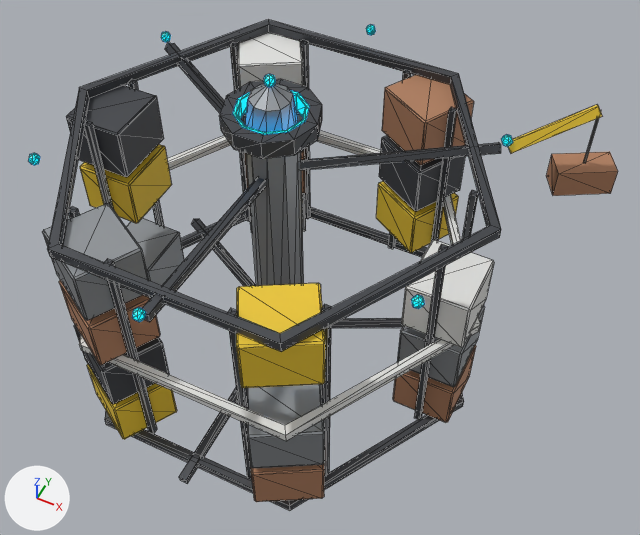
Renders of the glTF model godot/assets/stations/warehouse.glb from each side of a commit.
Before and after are seen from a camera (50 mm lens) standing at (0.953, -1.816, 2.275) and looking at (0.04, 0.01, -0.008). The axes (+X, +Y, +Z) are drawn at lower left. The lights are the same throughout. The older version comes first. Mesh edges are drawn as thin lines. Vertices at exactly the same position are counted once.

Objects in the first picture: 'warehouse'.
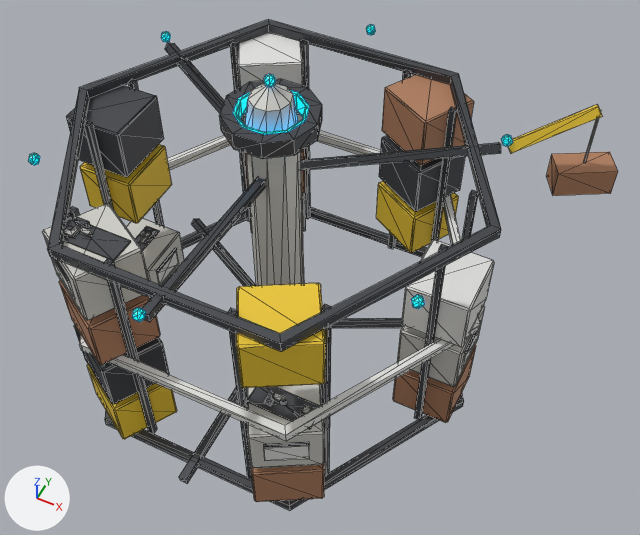
The change in detail:
Material 'ShipHull' (mat_shiphull) is new.
Its base color is (0.64, 0.63, 0.59) (light grey #d1d0ca).
Its metallic is 0.15.
Its roughness is 0.58.
Material 'ShipPanel' (mat_shippanel) is new.
Its base color is (0.46, 0.46, 0.44) (grey #b5b5b1).
Its metallic is 0.2.
Its roughness is 0.58.
me_warehouse is used by ob_warehouse; location (0.0, 0.0, 0.0).
me_warehouse had 1082 vertices, 1964 faces and spanned x -0.86..0.86, y -0.75..0.75, z -0.75..0.75.
me_warehouse now has 1378 vertices, 2408 faces and spans x -0.86..0.86, y -0.75..0.75, z -0.75..0.75.
me_warehouse part 1: a new loose piece, a box spanning x -0.7611..-0.7012, y -0.0821..0.0821, z -0.2368..-0.232, in mat_hulldark (dark grey #4d5055).
me_warehouse part 2: a new loose piece, a box spanning x -0.745..-0.713, y 0.049..0.068, z -0.232..-0.221, in mat_hulldark (dark grey #4d5055).
me_warehouse part 3: a new loose piece, a box spanning x -0.5324..-0.3152, y -0.5748..-0.4901, z 0.426..0.4308, in mat_hulldark (dark grey #4d5055).
me_warehouse part 4: a new loose piece, a box spanning x -0.496..-0.454, y -0.507..-0.493, z 0.431..0.45, in mat_hulldark (dark grey #4d5055).
me_warehouse part 5: a new loose piece, a box spanning x -0.524..-0.484, y -0.543..-0.528, z 0.431..0.445, in mat_hulldark (dark grey #4d5055).
me_warehouse part 6: a new loose piece, a box spanning x 0.0824..0.2996, y -0.5748..-0.4901, z -0.0159..-0.011, in mat_hulldark (dark grey #4d5055).
me_warehouse part 7: a new loose piece, a box spanning x 0.1355..0.1572, y -0.5576..-0.5341, z -0.0106..-0.0008, in mat_hulldark (dark grey #4d5055).
me_warehouse part 8: a new loose piece, a box spanning x 0.6046..0.6113, y -0.0679..0.0679, z -0.0646..-0.0588, in mat_hulldark (dark grey #4d5055).
me_warehouse part 9: a new loose piece, a box spanning x -0.625..-0.6183, y -0.0679..0.0679, z -0.2855..-0.2798, in mat_hulldark (dark grey #4d5055).
me_warehouse part 10: a new loose piece, a box spanning x 0.6041..0.6099, y -0.0679..0.0679, z -0.1484..-0.0725, in mat_accent (white #e7e7e5).
me_warehouse part 11: a new loose piece, a box spanning x -0.6255..-0.6197, y -0.0679..0.0679, z -0.3693..-0.2935, in mat_accent (white #e7e7e5).
me_warehouse part 12: a new loose piece, a box spanning x -0.7329..-0.7157, y -0.0064..0.049, z -0.2315..-0.2241, in mat_shippanel (grey #b5b5b1).
me_warehouse part 13: a new loose piece, a box spanning x -0.503..-0.47, y -0.557..-0.525, z 0.431..0.442, in mat_shippanel (grey #b5b5b1).
me_warehouse part 14: a new loose piece, a box spanning x -0.463..-0.429, y -0.533..-0.518, z 0.431..0.445, in mat_shippanel (grey #b5b5b1).
me_warehouse part 15: a new loose piece, a box spanning x 0.148..0.187, y -0.534..-0.516, z -0.011..0.002, in mat_shippanel (grey #b5b5b1).
me_warehouse part 16: a new loose piece, a box spanning x 0.254..0.276, y -0.543..-0.516, z -0.011..0.009, in mat_shippanel (grey #b5b5b1).
me_warehouse part 17: 16 vertices added at x 0.19..0.31, y -0.66..-0.59, z -0.15..-0.06.
me_warehouse part 18: 16 vertices added at x -0.54..-0.42, y -0.66..-0.59, z 0.29..0.38.
me_warehouse part 19: 312 faces spanning x -0.84..0.75, y -0.68..0.68, z -0.72..0.72 switch from mat_hull (grey #9ba0a4) to mat_shiphull (light grey #d1d0ca).
Other edits to the shape of me_warehouse do not show in these pictures.
me_warehouse gains material mat_shippanel (grey #b5b5b1).

Location of each change, [x1, y1, x2, y2] in pixels of the pictures (640 x 535 px):
part 1 of me_warehouse, added: after [135, 226, 159, 251]
part 2 of me_warehouse, added: after [145, 228, 155, 235]
part 3 of me_warehouse, added: after [63, 217, 131, 261]
part 4 of me_warehouse, added: after [75, 217, 90, 229]
part 5 of me_warehouse, added: after [64, 223, 74, 231]
part 6 of me_warehouse, added: after [248, 387, 319, 429]
part 7 of me_warehouse, added: after [264, 396, 274, 406]
part 8 of me_warehouse, added: after [465, 323, 481, 354]
part 9 of me_warehouse, added: after [156, 248, 177, 272]
part 10 of me_warehouse, added: after [462, 332, 479, 369]
part 11 of me_warehouse, added: after [157, 250, 179, 285]
part 12 of me_warehouse, added: after [140, 232, 152, 244]
part 13 of me_warehouse, added: after [63, 226, 79, 238]
part 14 of me_warehouse, added: after [79, 227, 92, 237]
part 15 of me_warehouse, added: after [272, 392, 286, 402]
part 16 of me_warehouse, added: after [301, 404, 312, 415]
part 17 of me_warehouse, added: after [264, 442, 309, 461]
part 18 of me_warehouse, added: after [51, 257, 75, 300]
part 19 of me_warehouse, recoloured: [42, 83, 599, 468] in both
